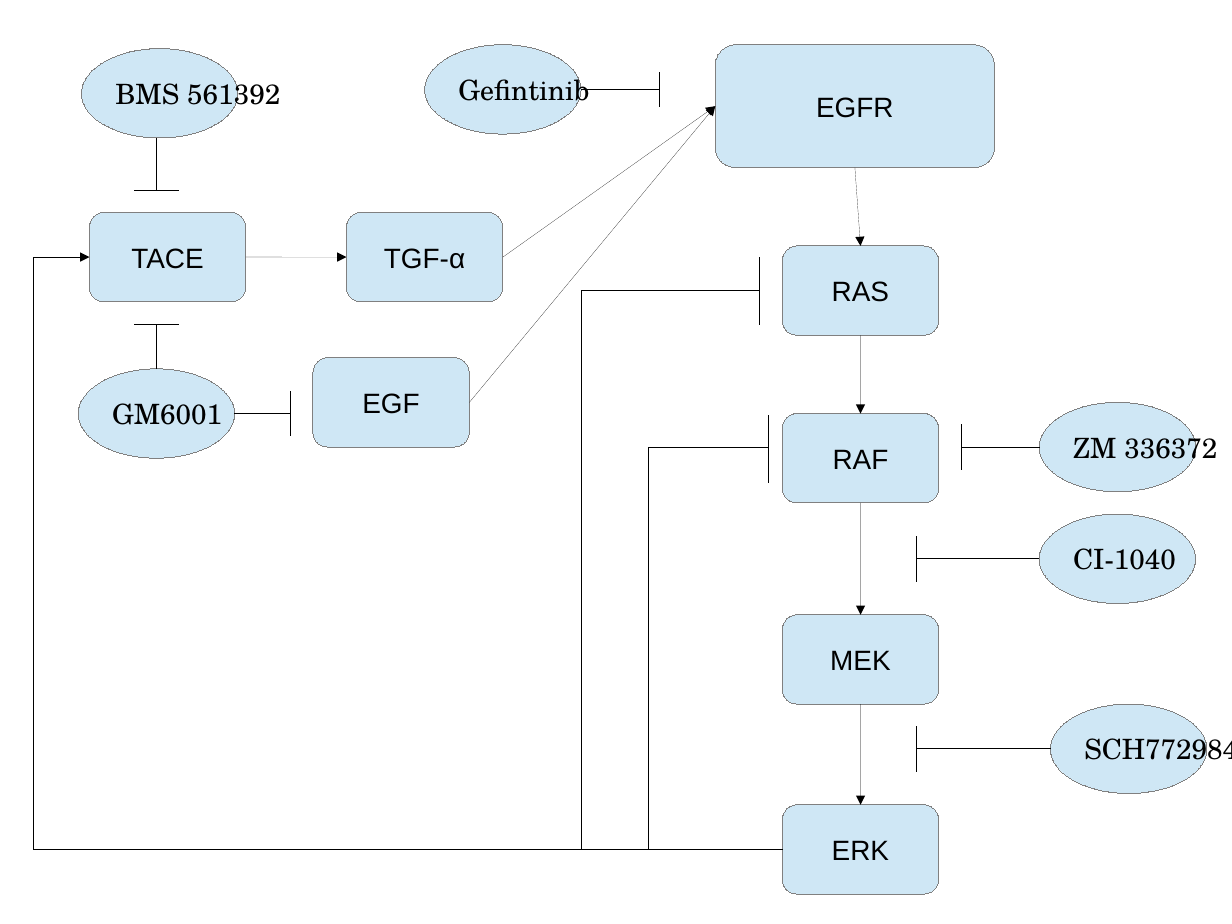
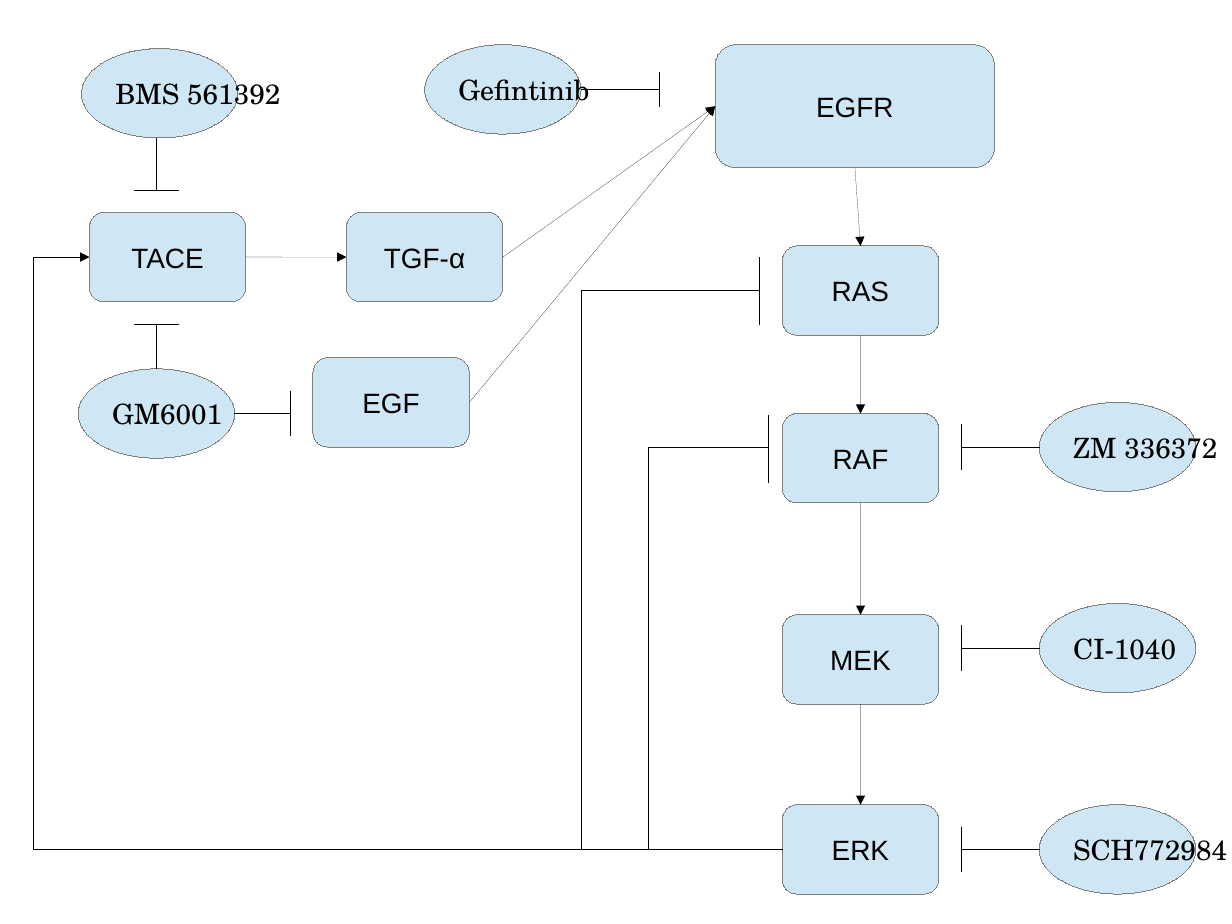
Before and after one commit to mortonjt/IQ_bio_project, a slide deck: slide 1 of model diagram.odp. Drawn at 1232x924 pixels with LibreOffice and Linux fonts; fonts in the diff are those of the drawing. Boxes give left, top, right and bottom in pixels: in the first picture for what was removed or moved away, otherwise in the second. Text is boxed around its words. In the diff, an @@ line names an element or a change of style, - is before the commit and + after.

```diff
--- a/model diagram.odp
+++ b/model diagram.odp
@@ line moved from (917, 581) - (917, 537) to (961, 671) - (961, 626) @@
@@ ellipse "CI-1040" moved from (x1=1040, y1=514, x2=1196, y2=604) to (x1=1040, y1=604, x2=1196, y2=693) @@
@@ line moved from (1040, 559) - (917, 559) to (1040, 648) - (961, 648) @@
@@ ellipse "SCH772984" moved from (x1=1051, y1=704, x2=1207, y2=794) to (x1=1040, y1=805, x2=1196, y2=894) @@
@@ line moved from (917, 727) - (917, 771) to (961, 872) - (961, 827) @@
@@ line moved from (1051, 749) - (917, 749) to (1040, 850) - (961, 850) @@
```
